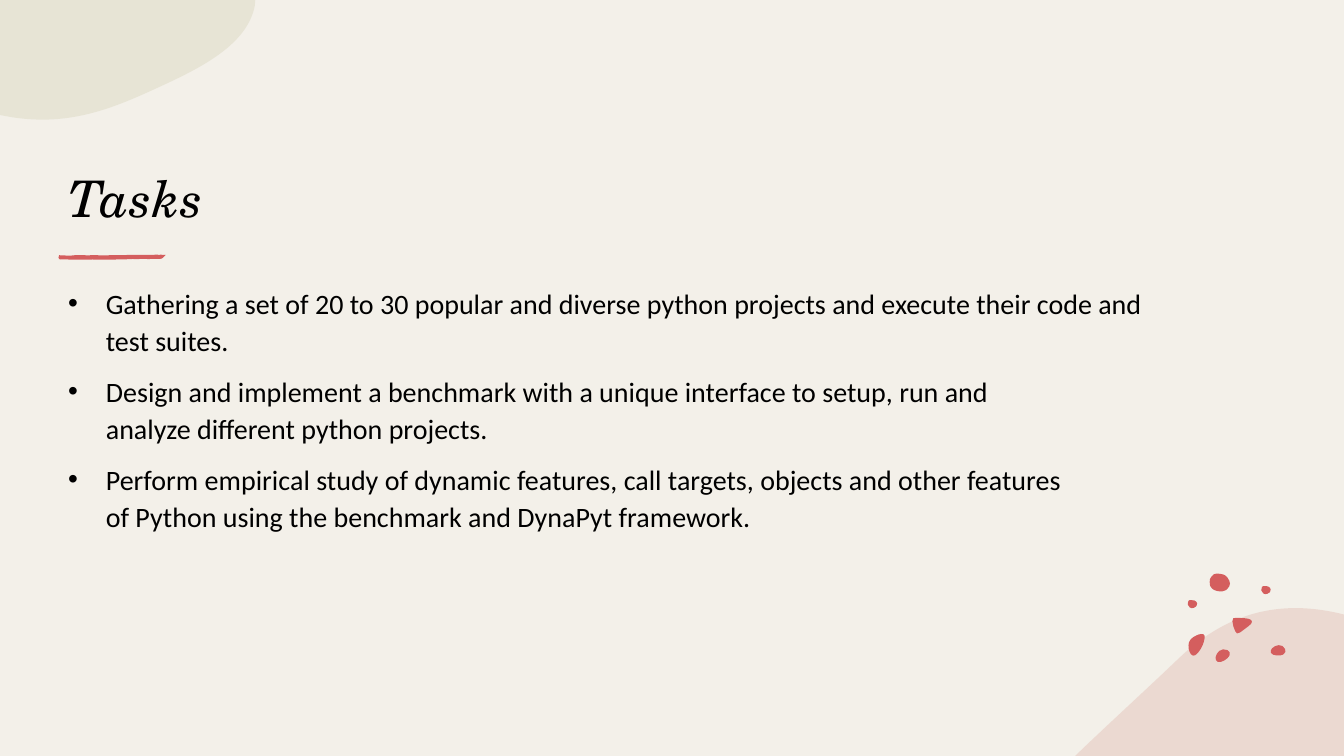
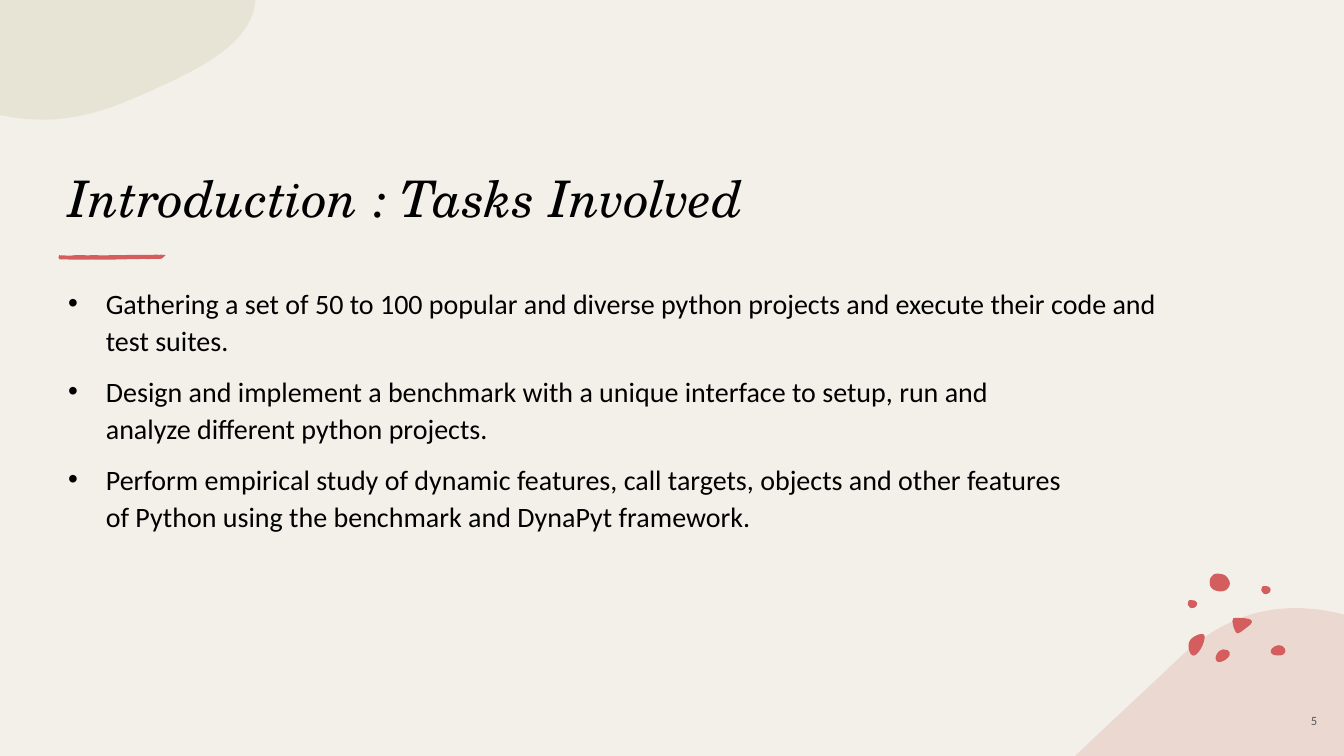
Before and after one commit to piyush-bajaj/DynamicPythonBenchmark, a slide deck: slide 5 of Kick-Off Presentation.pptx (slide 4 before the commit). Drawn at 1344x756 pixels with LibreOffice and Linux fonts; fonts in the diff are those of the drawing. Boxes give left, top, right and bottom in pixels: in the first picture for what was removed or moved away, otherwise in the second. Text is boxed around its words. In the diff, an @@ line names an element or a change of style, - is before the commit and + after.

```diff
--- a/Kick-Off Presentation.pptx
+++ b/Kick-Off Presentation.pptx
@@ title at bbox=[68, 180, 743, 218]: text changed @@
-Tasks
+Introduction : Tasks Involved
@@ text at bbox=[106, 294, 1156, 352]: text changed @@
-• Gathering a set of 20 to 30 popular and diverse python projects and execute their code and test suites.
+• Gathering a set of 50 to 100 popular and diverse python projects and execute their code and test suites.
@@ page number added at bbox=[1311, 717, 1317, 725], 9 pt, text #595959 @@
+5
```
Also in this commit, not shown: 15 other slides changed, 1 slide added.
